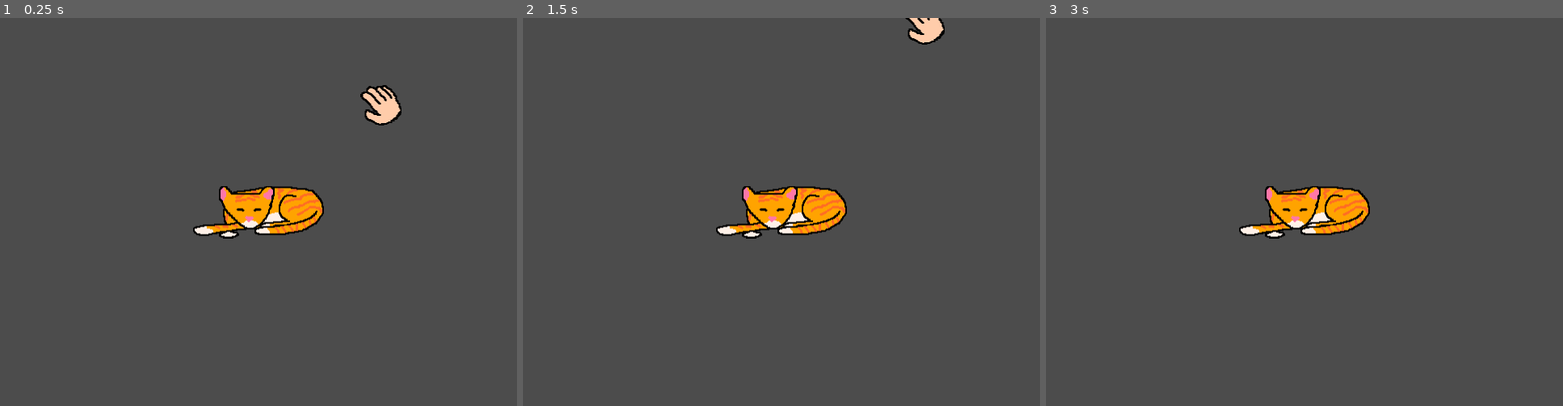
Above: before the commit, frames 1-3 (left to right).
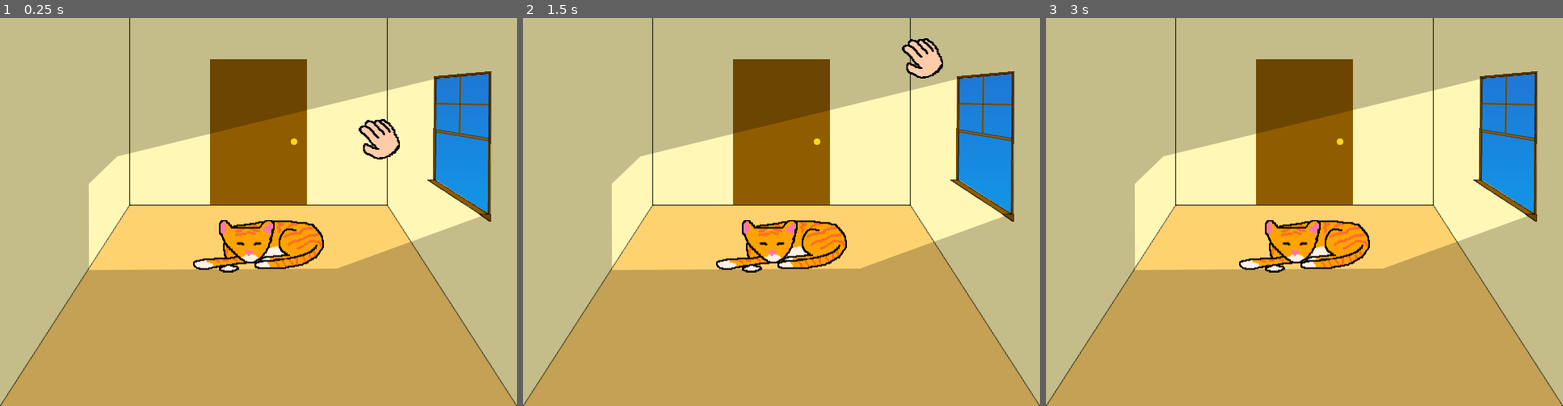
Above: after the commit, the same moments.

Repository: swashdev/minigame-madness
Game: Godot game, scene res://mini/bother/bother_minigame.tscn
The game is run twice, just before and just after one commit, with the same random seed, the same clock (stepped at 60 frames per second) and the same inputs. This scene is started directly instead of the project's main scene.
Inputs (mouse positions are in pixels of both pictures, inside the frame that each line leads up to):
- Up to frame 1 (0.25 s): no input
- Up to frame 2 (1.5 s): tap Enter at 0.5 s; move the mouse to (895, 192) at 0.52 s; hold Space (action) 0.53-1.28 s; hold Right (move_right) from 0.53 s (still down); tap Up (move_up) at 0.77 s; move the mouse to (678, 231) at 1.27 s; tap A (secret_a) at 1.35 s
- Up to frame 3 (3 s): tap Up (move_up) at 1.52 s; tap Enter at 2 s; move the mouse to (1356, 126) at 2.02 s; release Right (move_right) at 2.03 s; hold Left (move_left) 2.03-2.78 s; tap B (secret_b) at 2.1 s; tap Space (action) at 2.75, 2.85 s; move the mouse to (1278, 289) at 2.77 s; hold Right (move_right) from 2.78 s (still down)

The runs differ from the first frame. In frame 1, 100% of the frame differs, in the area x 0-100%, y 0-100%; in frame 2, 100%; in frame 3, 100%.

Commit message:
[BOTHER] Add a background.
A background has been added to the "Bother the Cat!" minigame.  The cat
and the hand have been moved down slightly to better fit them in the
frame.

Diff:
--- a/mini/bother/bother_minigame.tscn
+++ b/mini/bother/bother_minigame.tscn
@@ -1,10 +1,12 @@
-[gd_scene load_steps=6 format=2]
+[gd_scene load_steps=8 format=2]
 
 [ext_resource path="res://mini/bother/bother_minigame.gd" type="Script" id=1]
 [ext_resource path="res://mini/bother/images/ui/progress_bar.png" type="Texture" id=2]
 [ext_resource path="res://mini/bother/scenes/critters/cat.tscn" type="PackedScene" id=3]
 [ext_resource path="res://mini/bother/images/hand.png" type="Texture" id=4]
 [ext_resource path="res://shared/fonts/halogen_48pt.tres" type="DynamicFont" id=5]
+[ext_resource path="res://shared/scenes/background/blue_sky.tscn" type="PackedScene" id=6]
+[ext_resource path="res://mini/bother/images/background/room.png" type="Texture" id=7]
 
 [node name="BotherMinigame" type="Node2D"]
 script = ExtResource( 1 )
@@ -12,6 +14,12 @@
 "_edit_lock_": true
 }
 _instruction = "Bother the Cat!"
+
+[node name="BlueSky" parent="." instance=ExtResource( 6 )]
+
+[node name="Room" type="Sprite" parent="."]
+texture = ExtResource( 7 )
+offset = Vector2( 320, 240 )
 
 [node name="ProgressBar" type="TextureProgress" parent="."]
 margin_left = 128.0
@@ -27,10 +35,10 @@
 }
 
 [node name="Cat" parent="." instance=ExtResource( 3 )]
-position = Vector2( 320, 240 )
+position = Vector2( 320, 282 )
 
 [node name="Hand" type="Sprite" parent="."]
-position = Vector2( 472, 108 )
+position = Vector2( 470, 150 )
 texture = ExtResource( 4 )
 
 [node name="EndScreen" type="ColorRect" parent="."]
Binary file added: mini/bother/images/background/room.png
Not shown, added: mini/bother/images/background/room.png.import
